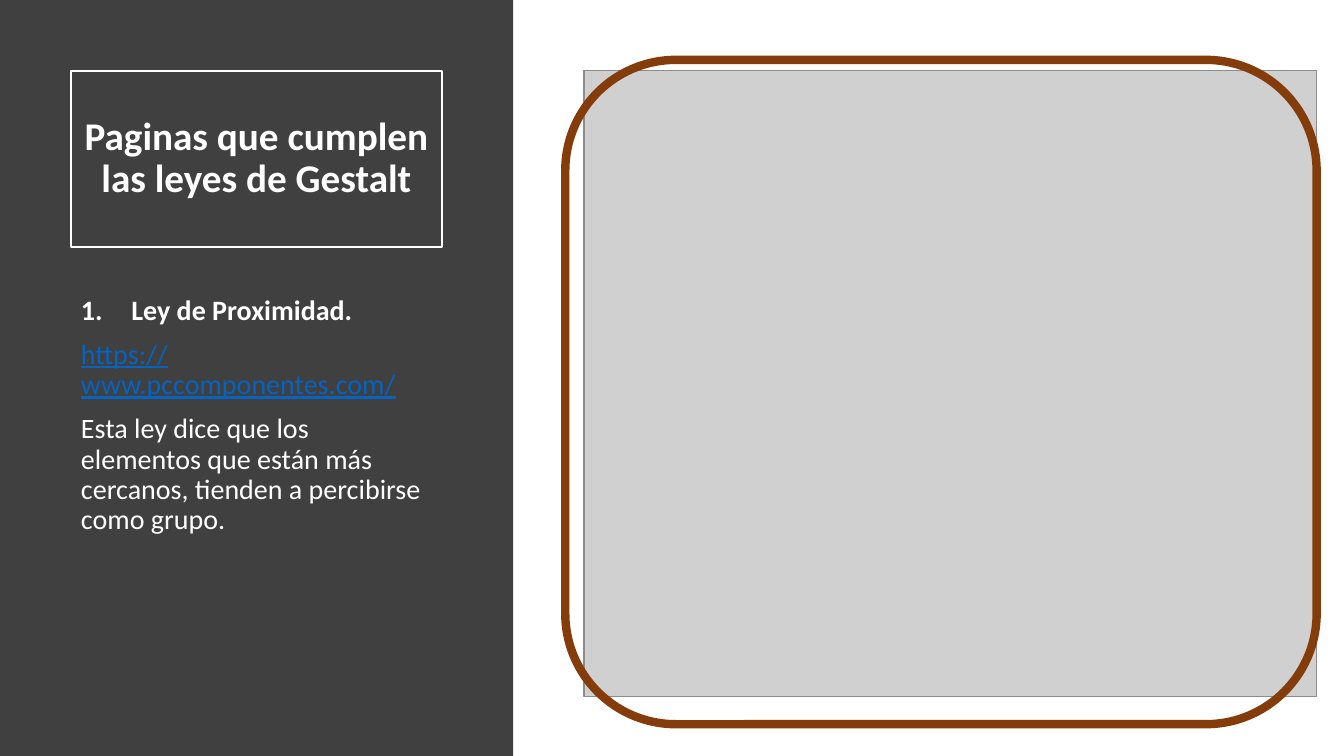
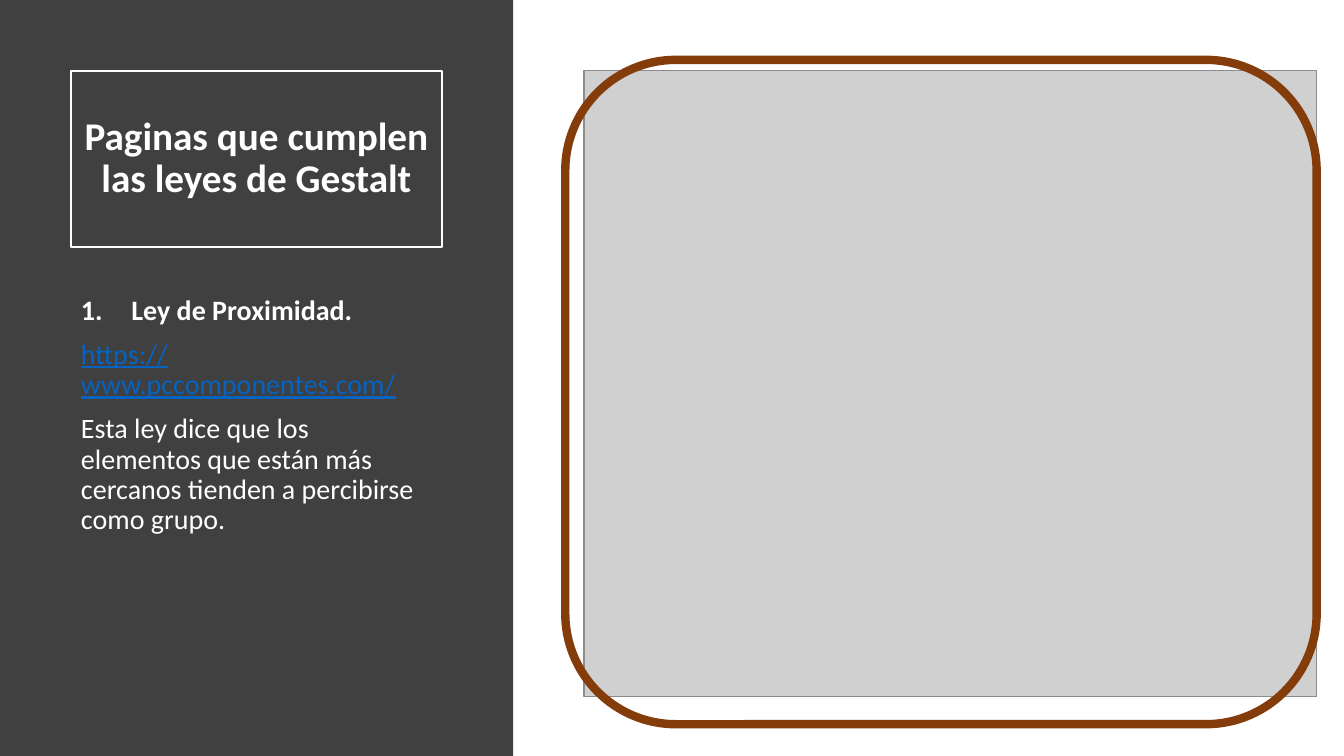
Before and after one commit to Jloen1999/tramitesPlanificaciones, a slide deck: slide 3 of estudios/UEX/Curso2/Asignaturas/IPO/Ejercicios/JoseLuisObiangEN_Ejercicio2-A.pptx. Drawn at 1344x756 pixels with LibreOffice and Linux fonts; fonts in the diff are those of the drawing; grey boxes stand for pictures. Boxes give left, top, right and bottom in pixels: in the first picture for what was removed or moved away, otherwise in the second. Text is boxed around its words. In the diff, an @@ line names an element or a change of style, - is before the commit and + after.

```diff
--- a/estudios/UEX/Curso2/Asignaturas/IPO/Ejercicios/JoseLuisObiangEN_Ejercicio2-A.pptx
+++ b/estudios/UEX/Curso2/Asignaturas/IPO/Ejercicios/JoseLuisObiangEN_Ejercicio2-A.pptx
@@ text at (81,418,414,534): text changed @@
-Esta ley dice que los elementos que están más cercanos, tienden a percibirse como grupo.
+Esta ley dice que los elementos que están más cercanos tienden a percibirse como grupo.
```
Also in this commit, not shown: 2 other slides changed, 35 other files.
